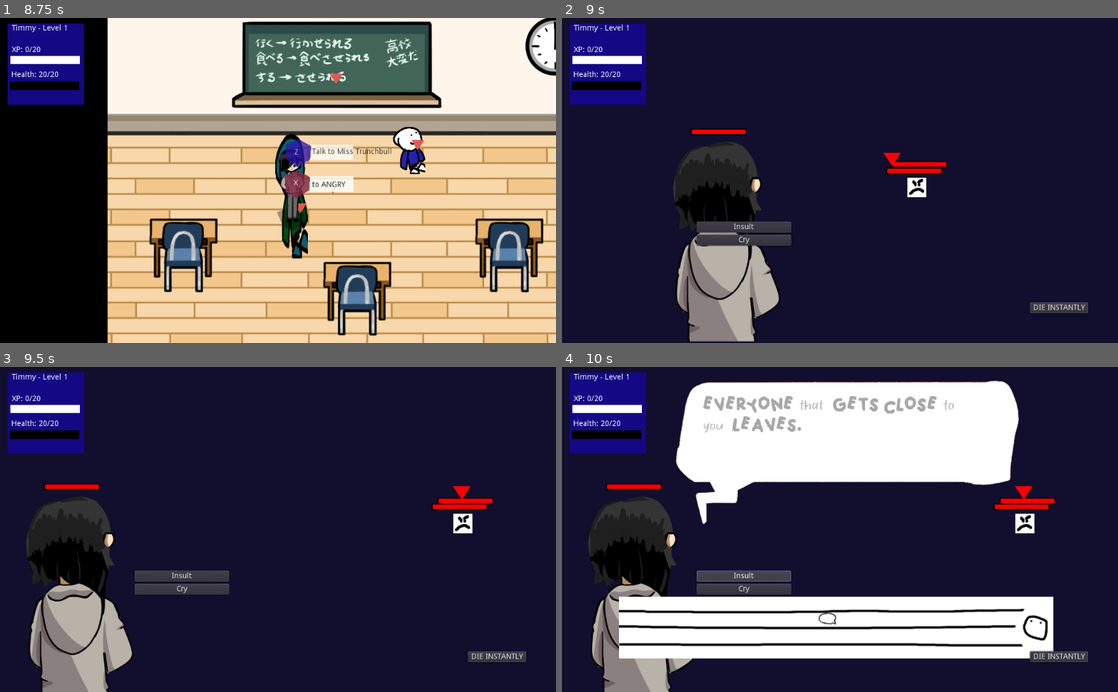
Above: before the commit, frames 1-4 (two rows, left to right).
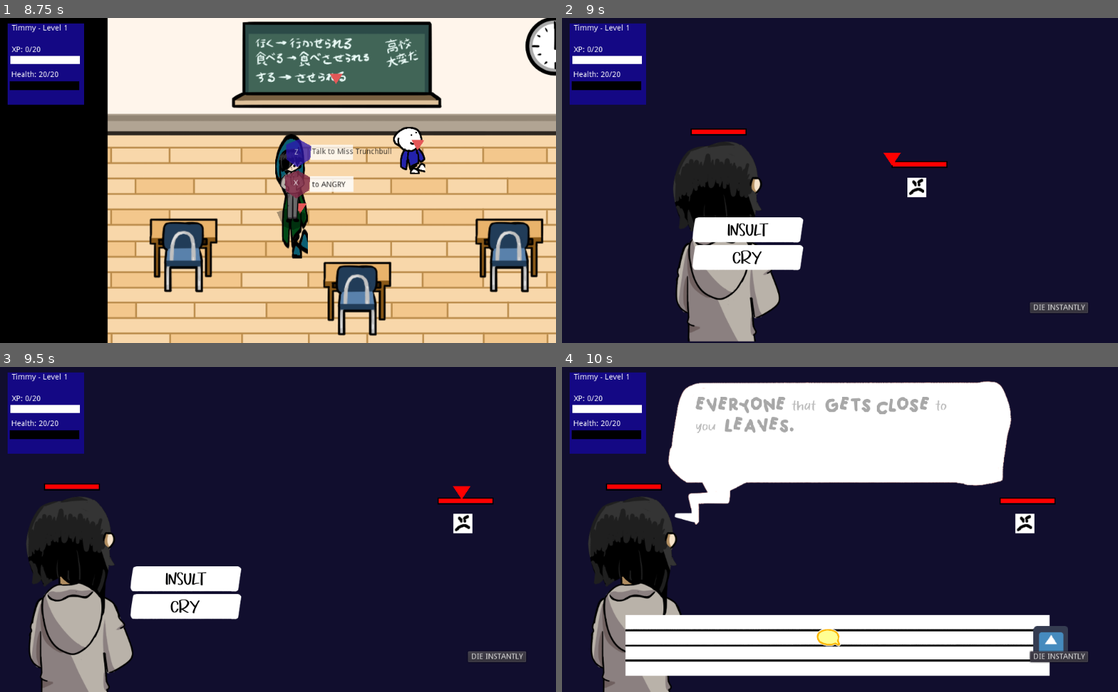
Above: after the commit, the same moments.

Repository: johnfn/ld49
Game: Godot game, scene res://Main.tscn
Two runs of this game, one before a commit and one after it. Both use one fixed random seed, a clock stepped at 60 frames per second and the inputs below. The engine's default icon, where the game draws it, is replaced by a stand-in: a white triangle on a blue panel in a dark square.
Inputs (mouse positions are in pixels of both pictures, inside the frame that each line leads up to):
- Up to frame 1 (8.75 s): move the mouse to (400, 164) at 0.52 s; hold Right (ui_right) 0.53-1.28 s; tap Z (action) at 0.6, 1.35, 2.3, 2.85, 3.6, 4.55, 5.1, 5.85, 6.8, 7.35, 8.1 s; move the mouse to (166, 196) at 1.27 s; hold Down (ui_down) 1.28-2.03 s; move the mouse to (333, 109) at 2.02 s; hold Right (ui_right) 2.03-2.78 s; tap X (angry) at 2.1, 4.35, 6.6 s; tap Enter at 2.75 s; move the mouse to (250, 245) at 2.77 s; hold Up (ui_up) 2.78-3.53 s; move the mouse to (444, 229) at 3.52 s; hold Left (ui_left) 3.53-5.03 s; move the mouse to (111, 131) at 4.27 s; move the mouse to (305, 180) at 5.02 s; hold Down (ui_down) 5.03-5.78 s; move the mouse to (194, 99) at 5.77 s; hold Right (ui_right) 5.78-6.53 s; move the mouse to (400, 164) at 6.52 s; hold Up (ui_up) 6.53-7.28 s; move the mouse to (166, 196) at 7.27 s; hold Right (ui_right) 7.28-8.03 s; move the mouse to (333, 109) at 8.02 s; hold Down (ui_down) from 8.03 s (still down)
- Up to frame 2 (9 s): move the mouse to (812, 245) at 8.77 s; release Down (ui_down) at 8.78 s; hold Left (ui_left) from 8.78 s (still down); tap X (angry) at 8.85 s
- Up to frame 3 (9.5 s): keep holding Left (ui_left); tap Z (action) at 9.05 s
- Up to frame 4 (10 s): release Left (ui_left) at 9.5 s; click "Insult" (after the commit: "INSULT") at 9.5 s

Frame 1 is identical in both runs. In frame 2, 3.3% of the frame differs, in the area x 23-69%, y 45-78%; in frame 3, 3.3%; in frame 4, 16%, in the area x 10-91%, y 4-96%.

Commit message:
idk

Diff:
--- a/ActionButton.gd
+++ b/ActionButton.gd
@@ -1,4 +1,4 @@
-extends Button
+extends TextureButton
 
 func _ready():
   connect("take_action", $'../../../../BattleScene', "take_action")
--- a/Battle.gd
+++ b/Battle.gd
@@ -134,9 +134,12 @@
   add_child(minigame)
   is_in_minigame = true
 
+  battle_ui.visible = false
+  targeting_marker.visible = false
+
   minigame.connect("attack_landed", self, "minigame_damage")
   minigame.connect("minigame_over", self, "minigame_over")
-  minigame.run_game(["everyone", "that", "gets", "close", "to", "you", "leaves"], [0, 2, 3, 6], 0.4, 0.3, 1.5, 4)
+  minigame.run_game(["everyone", "that", "gets", "close", "to", "you", "leaves"], [0, 2, 3, 6], 0.5, 0.4, 1, 4)
 
 func minigame_over():
   if not minigame:
--- a/Battle.tscn
+++ b/Battle.tscn
@@ -1,11 +1,12 @@
-[gd_scene load_steps=8 format=2]
+[gd_scene load_steps=9 format=2]
 
 [ext_resource path="res://BattleEnemy.tscn" type="PackedScene" id=1]
 [ext_resource path="res://Battle.gd" type="Script" id=2]
 [ext_resource path="res://BattlePlayer.tscn" type="PackedScene" id=3]
-[ext_resource path="res://ActionButton.gd" type="Script" id=5]
+[ext_resource path="res://art/ui/button.png" type="Texture" id=4]
 [ext_resource path="res://InsultButton.gd" type="Script" id=6]
 [ext_resource path="res://CryButton.gd" type="Script" id=7]
+[ext_resource path="res://fonts/scroll_word_font.tres" type="DynamicFont" id=8]
 
 [sub_resource type="Animation" id=1]
 resource_name = "bob"
@@ -51,37 +52,57 @@
 
 [node name="BattleOptions" type="VBoxContainer" parent="HUD"]
 anchor_left = 0.343
-anchor_top = 0.647
+anchor_top = 0.223
 anchor_right = 0.474
 anchor_bottom = 0.657
-margin_left = -103.232
-margin_top = -12.2
-margin_right = -63.376
-margin_bottom = 31.8
+margin_left = -111.232
+margin_top = 234.2
+margin_right = -22.376
+margin_bottom = 71.8
 __meta__ = {
 "_edit_use_anchors_": false
 }
 
-[node name="InsultButton" type="Button" parent="HUD/BattleOptions"]
-margin_right = 174.0
-margin_bottom = 20.0
-text = "Insult"
+[node name="InsultButton" type="TextureButton" parent="HUD/BattleOptions"]
+margin_right = 223.0
+margin_bottom = 47.0
+texture_normal = ExtResource( 4 )
 script = ExtResource( 6 )
 
-[node name="CryButton" type="Button" parent="HUD/BattleOptions"]
-margin_top = 24.0
-margin_right = 174.0
-margin_bottom = 44.0
-text = "Cry"
+[node name="RichTextLabel" type="RichTextLabel" parent="HUD/BattleOptions/InsultButton"]
+margin_left = 7.18054
+margin_top = 4.40967
+margin_right = 199.181
+margin_bottom = 52.4097
+mouse_filter = 1
+custom_fonts/normal_font = ExtResource( 8 )
+bbcode_enabled = true
+bbcode_text = "[center][color=#000000]INSULT[/color]"
+text = "INSULT"
+__meta__ = {
+"_edit_use_anchors_": false
+}
+
+[node name="CryButton2" type="TextureButton" parent="HUD/BattleOptions"]
+margin_top = 51.0
+margin_right = 223.0
+margin_bottom = 98.0
+texture_normal = ExtResource( 4 )
 script = ExtResource( 7 )
 
-[node name="ActionButton" type="Button" parent="HUD/BattleOptions"]
-visible = false
-margin_top = 48.0
-margin_right = 174.0
-margin_bottom = 68.0
-text = "Insult"
-script = ExtResource( 5 )
+[node name="RichTextLabel2" type="RichTextLabel" parent="HUD/BattleOptions/CryButton2"]
+margin_left = 4.66071
+margin_top = 4.43652
+margin_right = 196.661
+margin_bottom = 52.4365
+mouse_filter = 1
+custom_fonts/normal_font = ExtResource( 8 )
+bbcode_enabled = true
+bbcode_text = "[center][color=#000000]CRY[/color]"
+text = "CRY"
+__meta__ = {
+"_edit_use_anchors_": false
+}
 
 [node name="DieInstantly" type="Button" parent="HUD"]
 margin_left = 861.933
@@ -100,6 +121,5 @@
 position = Vector2( 855.247, 287.247 )
 
 [connection signal="pressed" from="HUD/BattleOptions/InsultButton" to="HUD/BattleOptions/InsultButton" method="_on_InsultButton_pressed"]
-[connection signal="pressed" from="HUD/BattleOptions/CryButton" to="HUD/BattleOptions/CryButton" method="_on_CryButton_pressed"]
-[connection signal="pressed" from="HUD/BattleOptions/ActionButton" to="HUD/BattleOptions/ActionButton" method="_on_ActionButton_pressed"]
+[connection signal="pressed" from="HUD/BattleOptions/CryButton2" to="HUD/BattleOptions/CryButton2" method="_on_CryButton_pressed"]
 [connection signal="pressed" from="HUD/DieInstantly" to="." method="_on_Button_pressed"]
--- a/BattleEnemy.tscn
+++ b/BattleEnemy.tscn
@@ -12,5 +12,5 @@
 position = Vector2( 6, 0 )
 texture = ExtResource( 2 )
 
-[node name="HealthBar" parent="Sprite" instance=ExtResource( 3 )]
-position = Vector2( -45.247, -47.247 )
+[node name="HealthBar" parent="." instance=ExtResource( 3 )]
+position = Vector2( -39.247, -47.247 )
--- a/BattleEntity.gd
+++ b/BattleEntity.gd
@@ -4,11 +4,11 @@
 var _sprite_texture: Resource = load("res://art/battle/battle_placeholder.png");
 var _sprite_material = load("res://shaders/sprite_material.tres")
 
+var damage_label_tscn = load("res://DamageLabel.tscn")
 var _max_hp: int = 50;
 var _health = _max_hp
 
-var _health_bar = load("res://HealthBar.tscn")
-var health_bar_instance
+onready var health_bar = $HealthBar
 
 onready var ACTIONS = BattleScene.ACTIONS
 onready var sprite = $Sprite
@@ -21,16 +21,9 @@
 func _ready():
   sprite.set_texture(_sprite_texture)
 
-  health_bar_instance = _health_bar.instance()
-  add_child(health_bar_instance)
-  health_bar_instance.position += Vector2(-health_bar_instance.health_bar.rect_size.x / 2, -sprite.get_rect().size.y)
-
-
 func attack(target: BattleEntity, amount: int):
   target.take_damage(amount)
-  sprite.material.set_shader_param('white',true)
   yield(get_tree().create_timer(0.1),"timeout")
-  sprite.material.set_shader_param('white', false)
 
 func heal(amount: int):
   set_hp(_health + amount)
@@ -38,9 +31,14 @@
 func take_damage(amount: int):
   set_hp(_health - amount)
   sprite.modulate = Color.red
+  var label = damage_label_tscn.instance()
+  add_child(label)
+  label.position = self.position
+  label.spawn(amount)
   yield(get_tree().create_timer(0.1),"timeout")
   sprite.modulate = Color.white
 
+
 func set_hp(hp: int):
-  health_bar_instance.set_hp(hp)
+  health_bar.set_hp(hp)
   _health = hp
--- /dev/null
+++ b/DamageLabel.gd
@@ -0,0 +1,20 @@
+extends Node2D
+
+
+var damage_amount
+
+func spawn(damage: int):
+  damage_amount = damage
+  $Text.clear()
+  $Text.push_color(Color.white)
+  $Text.add_text(str(damage))
+  self.modulate.a = 1
+  self.rotation_degrees = 0
+
+func _process(delta):
+  self.position += delta * 100*Vector2(1,-1)
+  self.rotation_degrees += 100*delta
+  $Text.modulate.a -= 2 * delta
+
+  if $Text.modulate.a <= 0:
+    self.queue_free()
--- /dev/null
+++ b/DamageLabel.tscn
@@ -0,0 +1,20 @@
+[gd_scene load_steps=3 format=2]
+
+[ext_resource path="res://fonts/scroll_word_font.tres" type="DynamicFont" id=1]
+[ext_resource path="res://DamageLabel.gd" type="Script" id=2]
+
+[node name="Damage Label" type="Node2D"]
+script = ExtResource( 2 )
+
+[node name="Text" type="RichTextLabel" parent="."]
+margin_right = 100.0
+margin_bottom = 100.0
+custom_fonts/normal_font = ExtResource( 1 )
+bbcode_enabled = true
+bbcode_text = "[color=#FFFFFF]35[/color]
+"
+text = "35
+"
+__meta__ = {
+"_edit_use_anchors_": false
+}
--- a/InsultMinigame.gd
+++ b/InsultMinigame.gd
@@ -17,7 +17,7 @@
 
 var input_repeat_time = 0.25
 var burst_time = 0.5
-var damage_x = 0.9
+var damage_x = 1
 var word_fade_percent = 0.6
 var cursor_decay = 0.8
 var base_delta = 1 / 60.0
@@ -25,7 +25,7 @@
 var row_height = 114 / 4
 var min_bad_spawns = 1
 var max_bad_spawns = 5
-onready var base_word_position = Vector2(10, 5)
+onready var base_word_position
 
 var time_to_spawn = initial_spawn_delay
 var cursor_row = 1
@@ -42,9 +42,9 @@
 var burst_scene = preload("res://DamageBurst.tscn")
 
 func _ready():
-  damage_x = (damage_x - 0.5) * bg.texture.get_width() + bg.position.x
+  damage_x = (damage_x - 0.5) * bg.texture.get_width() * bg.scale.x + bg.position.x
   base_cursor_y = cursor.position.y
-  base_word_position += bg.position - Vector2(bg.texture.get_width(), bg.texture.get_height()) / 2
+  base_word_position = bg.position - bg.texture.get_size() * bg.scale / 2
 
 func run_game(insult_words, key_word_indices, speed_scalar, bad_word_spawn_chance, word_spawn_time, cursor_rows):
   rng.randomize()
@@ -111,10 +111,10 @@
           $InsultBubble.on_InsultScroller_word_passed(false, "")
           reset_curr_word()
         elif word.position.x + word.get_size().x > damage_x:
+          word.hit_enemy()
           var burst_node = burst_scene.instance()
           $InsultScroller/Bursts.add_child(burst_node)
           burst_node.position = word.position + word.get_size() / 2
-          word.queue_free()
           emit_signal("attack_landed")
       else:
         var amount_past = word.position.x - cursor.position.x
@@ -126,7 +126,7 @@
       if word.row == cursor_row:
         if word.good_word:
           if not word.on_fire:
-            word.on_fire = true
+            word.set_on_fire()
             reset_curr_word()
             $InsultBubble.on_InsultScroller_word_passed(true, word.word)
         elif not word.is_bad:
--- a/InsultMinigame.tscn
+++ b/InsultMinigame.tscn
@@ -1,27 +1,29 @@
-[gd_scene load_steps=6 format=2]
+[gd_scene load_steps=7 format=2]
 
 [ext_resource path="res://InsultBubble.tscn" type="PackedScene" id=1]
 [ext_resource path="res://InsultScroller.gd" type="Script" id=2]
 [ext_resource path="res://InsultMinigame.gd" type="Script" id=3]
 [ext_resource path="res://art/battle/scroll_bg.png" type="Texture" id=4]
 [ext_resource path="res://art/battle/cursor.png" type="Texture" id=5]
+[ext_resource path="res://icon.png" type="Texture" id=6]
 
 [node name="InsultMinigame" type="Node2D"]
 script = ExtResource( 3 )
 
 [node name="InsultBubble" parent="." instance=ExtResource( 1 )]
-margin_left = 208.0
-margin_top = 24.0
-margin_right = 1016.0
-margin_bottom = 344.0
+margin_left = 194.324
+margin_top = 25.1892
+margin_right = 1002.32
+margin_bottom = 345.189
 rect_scale = Vector2( 0.8, 0.8 )
 
 [node name="InsultScroller" type="Node2D" parent="."]
-position = Vector2( 58.7993, 400.013 )
+position = Vector2( 61.1777, 433.311 )
 script = ExtResource( 2 )
 
 [node name="Background" type="Sprite" parent="InsultScroller"]
 position = Vector2( 445.201, 79.987 )
+scale = Vector2( 0.3, 0.3 )
 texture = ExtResource( 4 )
 
 [node name="Words" type="Node2D" parent="InsultScroller"]
@@ -29,7 +31,12 @@
 [node name="Bursts" type="Node2D" parent="InsultScroller"]
 
 [node name="Cursor" type="Sprite" parent="InsultScroller"]
-position = Vector2( 429.201, 35.6488 )
+position = Vector2( 429.201, 37.6487 )
+scale = Vector2( 0.35, 0.35 )
 texture = ExtResource( 5 )
 
+[node name="Sprite" type="Sprite" parent="InsultScroller"]
+position = Vector2( 838.565, 75.7516 )
+texture = ExtResource( 6 )
+
 [connection signal="game_ended" from="InsultScroller" to="." method="on_InsultScroller_game_ended"]
--- a/ScrollWord.gd
+++ b/ScrollWord.gd
@@ -5,6 +5,8 @@
 var good_word
 var on_fire
 var is_bad
+var hit_enemy
+var fire
 
 func setup(c_word, c_row, c_good_word):
   row = c_row
@@ -13,6 +15,14 @@
   on_fire = false
   is_bad = false
   get_node("Label").text = word
+
+func _process(delta):
+  if hit_enemy:
+    $Fire.scale.y += 20*delta
+    $Fire.position += 500*delta*Vector2.UP
+  if $Fire.scale.y > 2:
+    queue_free()
+
 
 func get_size():
   return get_node("Label").get_combined_minimum_size()
@@ -25,3 +35,12 @@
 
 func set_transparency(a):
   get_node("Label").modulate.a = a
+
+func set_on_fire():
+  on_fire = true
+  var length = $Label.get_total_character_count()
+  $Fire.visible = true
+  $Fire.scale.x *= length * 13
+
+func hit_enemy():
+  hit_enemy = true
--- a/Word.tscn
+++ b/Word.tscn
@@ -1,7 +1,8 @@
-[gd_scene load_steps=4 format=2]
+[gd_scene load_steps=5 format=2]
 
 [ext_resource path="res://ScrollWord.gd" type="Script" id=1]
 [ext_resource path="res://fonts/Gratise.otf" type="DynamicFontData" id=2]
+[ext_resource path="res://art/battle/fire.png" type="Texture" id=3]
 
 [sub_resource type="DynamicFont" id=1]
 size = 24
@@ -11,6 +12,13 @@
 [node name="Word" type="Node2D"]
 script = ExtResource( 1 )
 
+[node name="Fire" type="Sprite" parent="."]
+visible = false
+position = Vector2( -7.94595, -9.53516 )
+scale = Vector2( 0.008, 0.5 )
+texture = ExtResource( 3 )
+centered = false
+
 [node name="Label" type="Label" parent="."]
 margin_right = 40.0
 margin_bottom = 14.0
--- a/project.godot
+++ b/project.godot
@@ -44,11 +44,6 @@
 "language": "GDScript",
 "path": "res://InteractionMarker.gd"
 }, {
-"base": "ColorRect",
-"class": "Inventory",
-"language": "GDScript",
-"path": "res://Inventory.gd"
-}, {
 "base": "KinematicBody2D",
 "class": "Npc",
 "language": "GDScript",
@@ -62,7 +57,6 @@
 "Dialog": "",
 "HealthBar": "",
 "InteractionMarker": "",
-"Inventory": "",
 "Npc": ""
 }
 
Binary file changed: art/battle/cursor.png
Binary file added: art/battle/fire.png
Not shown, added: art/battle/fire.png.import
Binary file changed: art/battle/scroll_bg.png
Binary file added: art/ui/button.png
Not shown, added: art/ui/button.png.import
Binary file changed: art/ui/spech_boble.png
